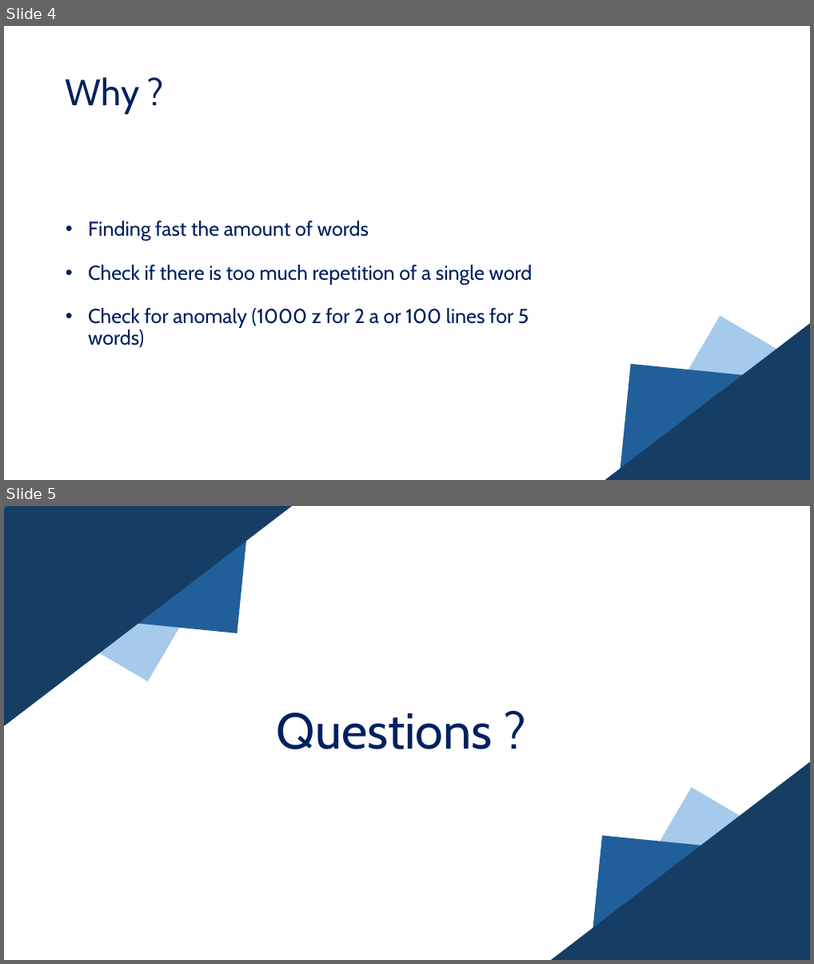
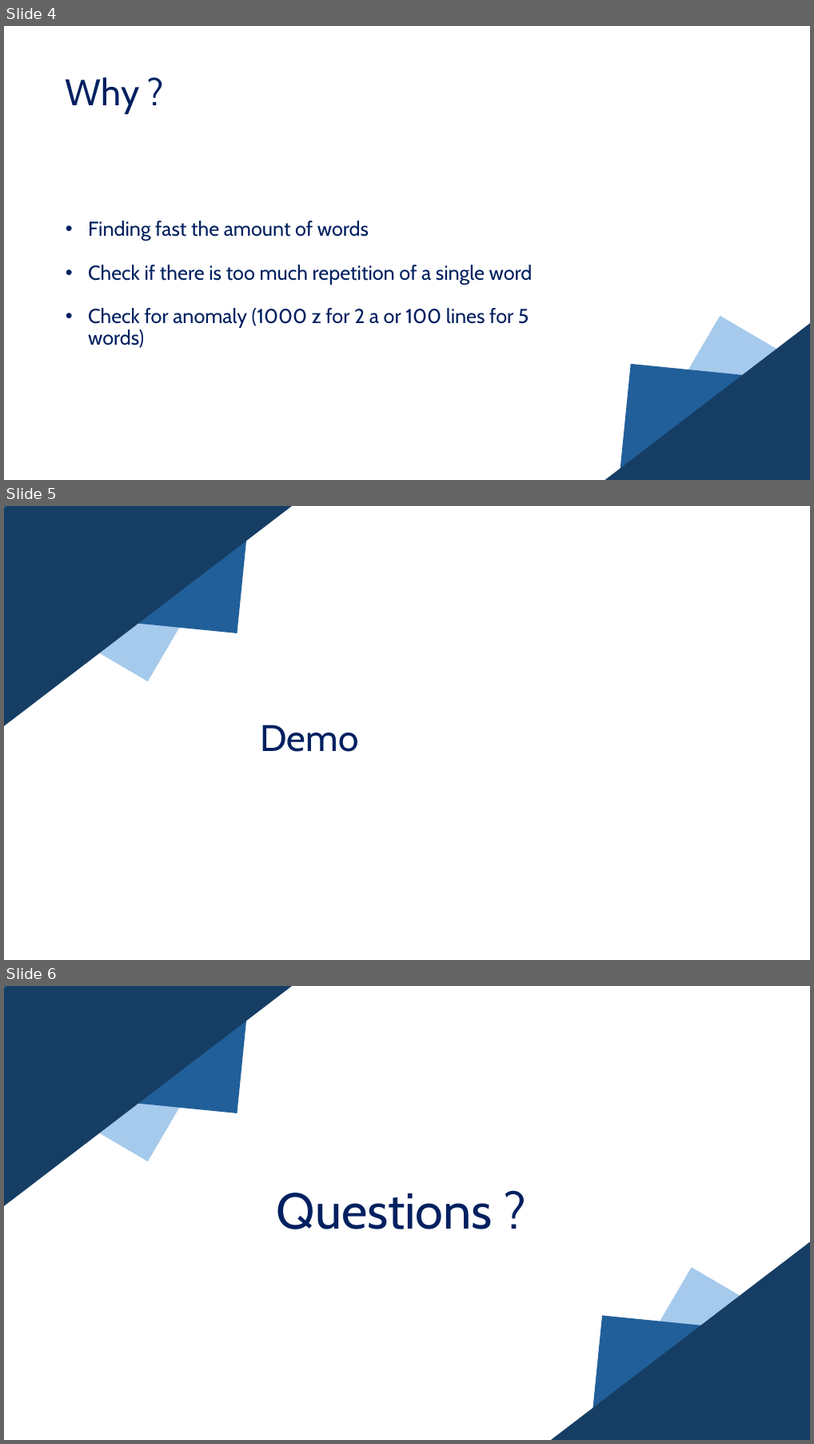
Before and after one commit to ThibaultMheig/DAI-2025-2026-Class-A-Practical-work-1-Sofia-Garfo-Henriques-Quentin-Eschmann-Thibault-Matthey, a slide deck: Presentation/JavaIOS.pptx. Shown one above the other, each under a label of ours: slides 4 and 5 before the commit, slides 4, 5 and 6 after it. The pictures are 814x964 and 814x1444 pixels, drawn with LibreOffice and Linux fonts; fonts in the diff are those of the drawing. Boxes give left, top, right and bottom in pixels: in the first picture for what was removed or moved away, otherwise in the second. Text is boxed around its words. In the diff, an @@ line names an element or a change of style, - is before the commit and + after.

```diff
--- a/Presentation/JavaIOS.pptx
+++ b/Presentation/JavaIOS.pptx
@@ slide 5 added at [4,506,810,960], background #FFFFFF @@
@@ rectangle added at [4,506,235,683], fill #A6CAEC, outline #FFFFFF 1.5 pt @@
@@ rectangle added at [4,506,254,633], fill #215F9A @@
@@ rectangle added at [4,506,331,739], fill #163E64 @@
@@ title added at [261,724,359,752], 44 pt, text #002060 @@
+Demo
@@ what was slide 5 is now slide 6 @@
```
Also in this commit, not shown: 1 slide changed.
